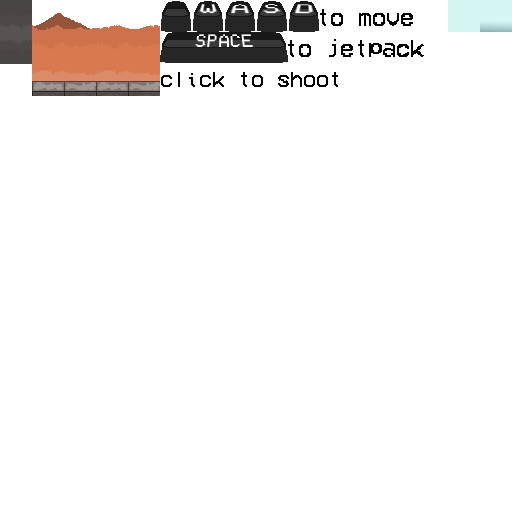
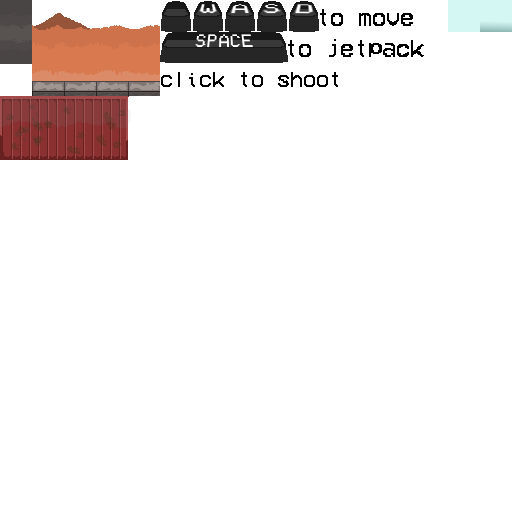
Comparing the layer stacks of the two 512 x 512 images. Changes:
painted on "Background" over bbox(0, 96, 133, 160)
